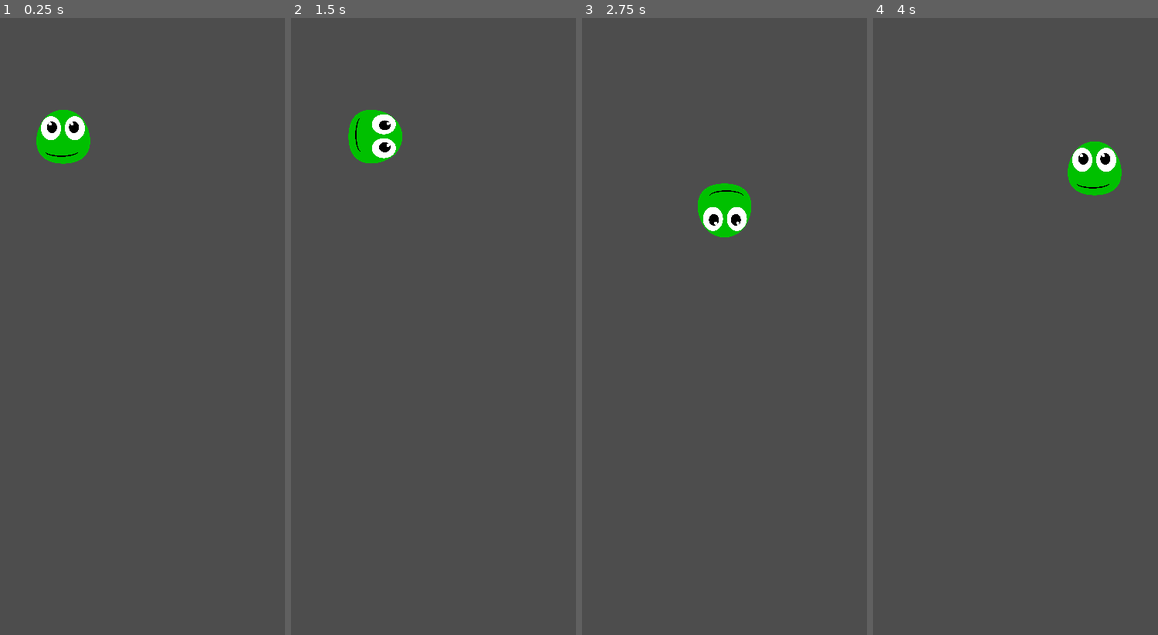
Above: before the commit, frames 1-4 (left to right).
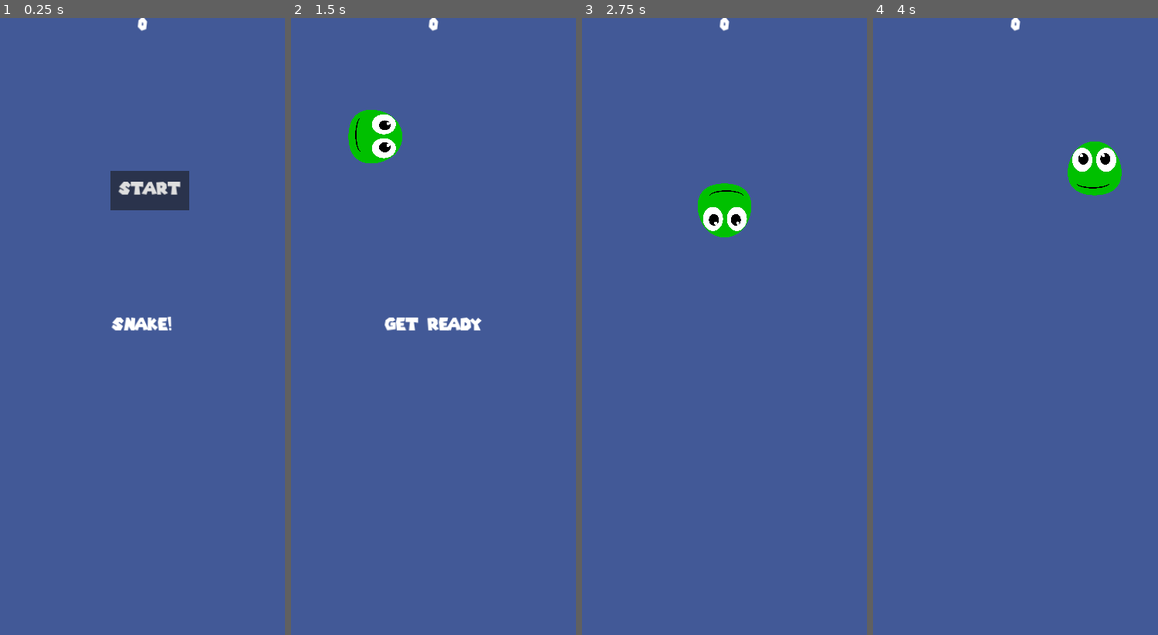
Above: after the commit, the same moments.

Repository: Reckless312/Snake-Godot
Game: Godot game, scene res://main.tscn
The game is run twice, just before and just after one commit, with the same random seed, the same clock (stepped at 60 frames per second) and the same inputs.
Inputs (mouse positions are in pixels of both pictures, inside the frame that each line leads up to):
- Up to frame 1 (0.25 s): no input
- Up to frame 2 (1.5 s): click (442, 190) at 0.5 s, where only the run after the commit has a clickable "Start"; tap Enter at 1.25 s; hold Right (right) from 1.28 s (still down)
- Up to frame 3 (2.75 s): release Right (right) at 2.03 s; hold Down (down) from 2.03 s (still down)
- Up to frame 4 (4 s): release Down (down) at 2.78 s; hold Right (right) 2.78-3.53 s; hold Up (up) from 3.53 s (still down)

The runs differ from the first frame. In frame 1, 100% of the frame differs, in the area x 0-100%, y 0-100%; in frame 2, 99%; in frame 3, 99%; in frame 4, 99%.

Commit message:
hud changes

Diff:
--- a/snake/apple.tscn
+++ b/snake/apple.tscn
@@ -37,7 +37,7 @@
 radius = 382.565
 height = 781.866
 
-[node name="Apple" type="Area2D"]
+[node name="Apple" type="Area2D" groups=["apples"]]
 position = Vector2(13, 0)
 script = SubResource("GDScript_140td")
 metadata/_edit_group_ = true
--- a/snake/hud.tscn
+++ b/snake/hud.tscn
@@ -1,7 +1,7 @@
 [gd_scene load_steps=3 format=3 uid="uid://j1mduwm4plgf"]
 
-[ext_resource type="FontFile" uid="uid://btds0mkwuo70n" path="res://assets/SuperMario256.ttf" id="1_attal"]
 [ext_resource type="Script" path="res://hud.gd" id="1_w50fm"]
+[ext_resource type="FontFile" uid="uid://cwsyf0ek6lwfo" path="res://assets/fonts/SuperMario256.ttf" id="2_1hr30"]
 
 [node name="HUD" type="CanvasLayer"]
 script = ExtResource("1_w50fm")
@@ -14,7 +14,7 @@
 offset_right = 20.0
 offset_bottom = 64.0
 grow_horizontal = 2
-theme_override_fonts/font = ExtResource("1_attal")
+theme_override_fonts/font = ExtResource("2_1hr30")
 theme_override_font_sizes/font_size = 64
 text = "0"
 horizontal_alignment = 1
@@ -32,7 +32,7 @@
 offset_bottom = 32.0
 grow_horizontal = 2
 grow_vertical = 2
-theme_override_fonts/font = ExtResource("1_attal")
+theme_override_fonts/font = ExtResource("2_1hr30")
 theme_override_font_sizes/font_size = 64
 text = "Snake!"
 horizontal_alignment = 1
@@ -47,11 +47,11 @@
 anchor_bottom = 1.0
 offset_left = -122.5
 offset_top = -1760.0
-offset_right = 122.5
-offset_bottom = -1660.0
+offset_right = 177.5
+offset_bottom = -1610.0
 grow_horizontal = 2
 grow_vertical = 0
-theme_override_fonts/font = ExtResource("1_attal")
+theme_override_fonts/font = ExtResource("2_1hr30")
 theme_override_font_sizes/font_size = 64
 text = "Start"
 
--- a/snake/main.gd
+++ b/snake/main.gd
@@ -4,14 +4,18 @@
 var score
 
 func _ready() -> void:
-	new_game()
+	pass
 
 func _process(delta: float) -> void:
 	pass
 
 func _on_snake_head_hit() -> void:
-	pass # Replace with function body.
+	$HUD.show_game_over()
 
 func new_game():
 	score = 0
 	$snake_head.start($StartPosition.position)
+	$HUD.update_score(score)
+	$HUD.show_message("Get Ready")
+	get_tree().call_group("apples", "queue_free")
+	$Music.play()
--- a/snake/main.tscn
+++ b/snake/main.tscn
@@ -1,16 +1,33 @@
-[gd_scene load_steps=4 format=3 uid="uid://dwr1ggqprofhj"]
+[gd_scene load_steps=6 format=3 uid="uid://dwr1ggqprofhj"]
 
 [ext_resource type="PackedScene" uid="uid://bdtq6svqpbjsd" path="res://snake_head.tscn" id="1_bowog"]
 [ext_resource type="Script" path="res://main.gd" id="1_l243u"]
 [ext_resource type="PackedScene" uid="uid://bjmgsaimka72j" path="res://apple.tscn" id="2_jili2"]
+[ext_resource type="PackedScene" uid="uid://j1mduwm4plgf" path="res://hud.tscn" id="4_12mim"]
+[ext_resource type="AudioStream" uid="uid://c0mirpsrqf756" path="res://assets/music/Roku Snake OST - Main Theme.mp3" id="5_fpnub"]
 
 [node name="Main" type="Node"]
 script = ExtResource("1_l243u")
 apple_scene = ExtResource("2_jili2")
+
+[node name="ColorRect" type="ColorRect" parent="."]
+anchors_preset = 15
+anchor_right = 1.0
+anchor_bottom = 1.0
+grow_horizontal = 2
+grow_vertical = 2
+color = Color(0.260211, 0.349803, 0.592432, 1)
 
 [node name="snake_head" parent="." instance=ExtResource("1_bowog")]
 
 [node name="StartPosition" type="Marker2D" parent="."]
 position = Vector2(240, 450)
 
+[node name="HUD" parent="." instance=ExtResource("4_12mim")]
+
+[node name="Music" type="AudioStreamPlayer" parent="."]
+stream = ExtResource("5_fpnub")
+parameters/looping = false
+
 [connection signal="hit" from="snake_head" to="." method="_on_snake_head_hit"]
+[connection signal="start_game" from="HUD" to="." method="new_game"]
Renamed: snake/assets/SuperMario256.ttf -> snake/assets/fonts/SuperMario256.ttf
Not shown, added: snake/assets/fonts/SuperMario256.ttf.import
Not shown, added: snake/assets/music/Roku Snake OST - Main Theme.mp3.import
Renamed: snake/assets/SuperMario256.ttf.import -> snake/assets/png/SuperMario256.ttf.import
Not shown, added: snake/assets/music/Roku Snake OST - Main Theme.mp3
